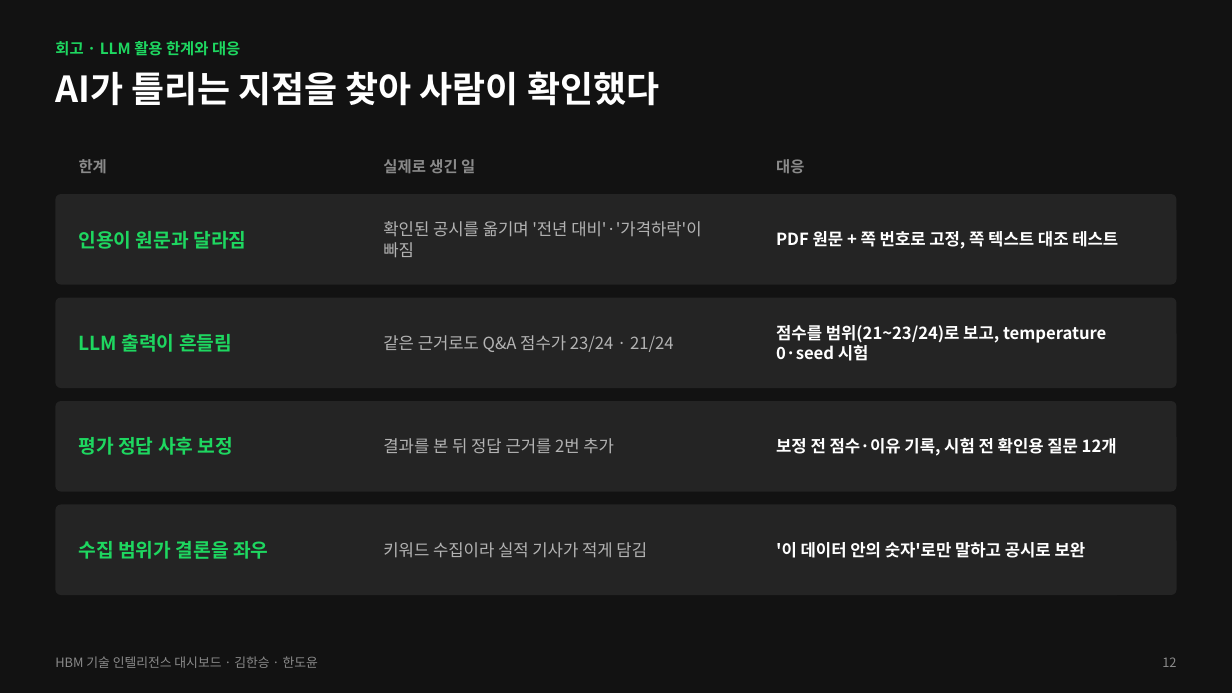
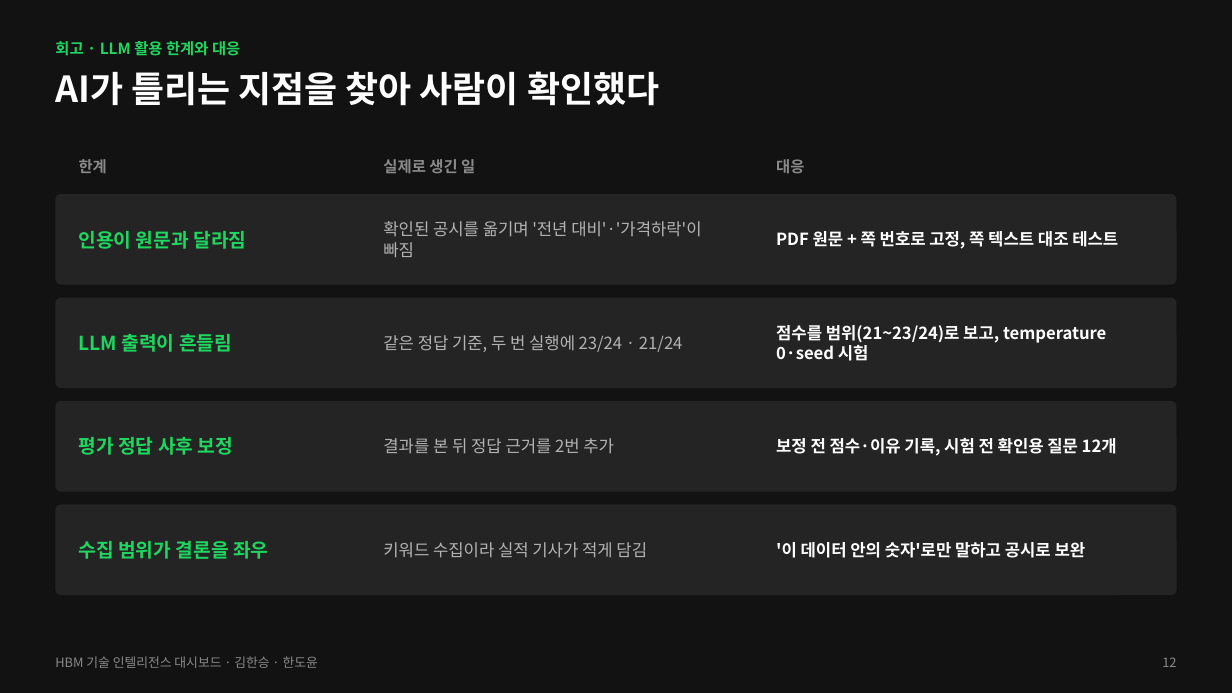
Before and after one commit to AI-Campus-1st/HBM-Technology-Intelligence-Dashboard, a slide deck: slide 12 of docs/presentation/HBM_발표.pptx. Drawn at 1232x693 pixels with LibreOffice and Linux fonts; fonts in the diff are those of the drawing. Boxes give left, top, right and bottom in pixels: in the first picture for what was removed or moved away, otherwise in the second. Text is boxed around its words. In the diff, an @@ line names an element or a change of style, - is before the commit and + after.

```diff
--- a/docs/presentation/HBM_발표.pptx
+++ b/docs/presentation/HBM_발표.pptx
@@ text at <box>383,335,682,352</box>: text changed @@
-같은 근거로도 Q&A 점수가 23/24 · 21/24
+같은 정답 기준, 두 번 실행에 23/24 · 21/24
```
Also in this commit, not shown: 2 other slides changed, 1 other file.
